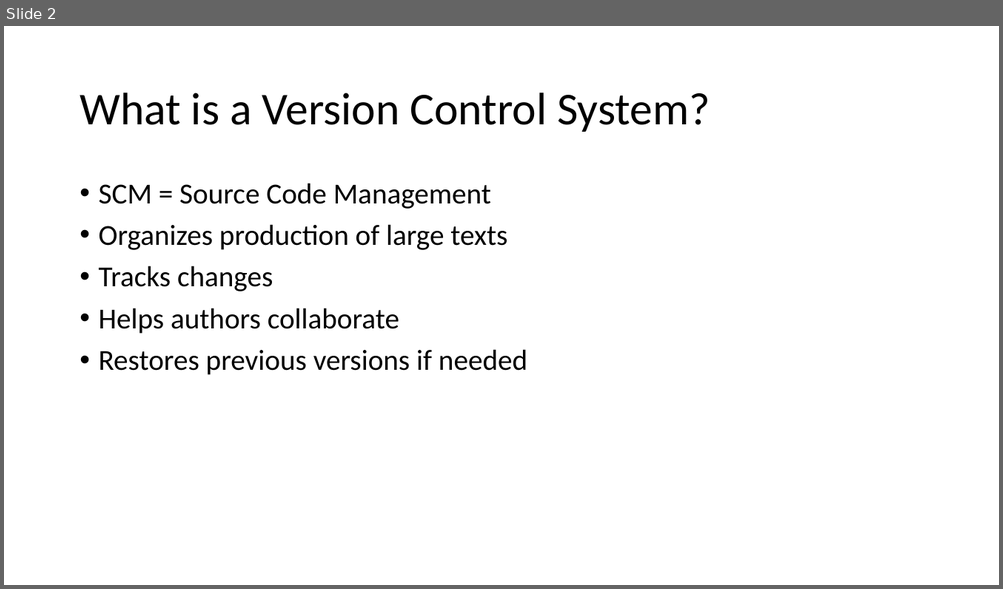
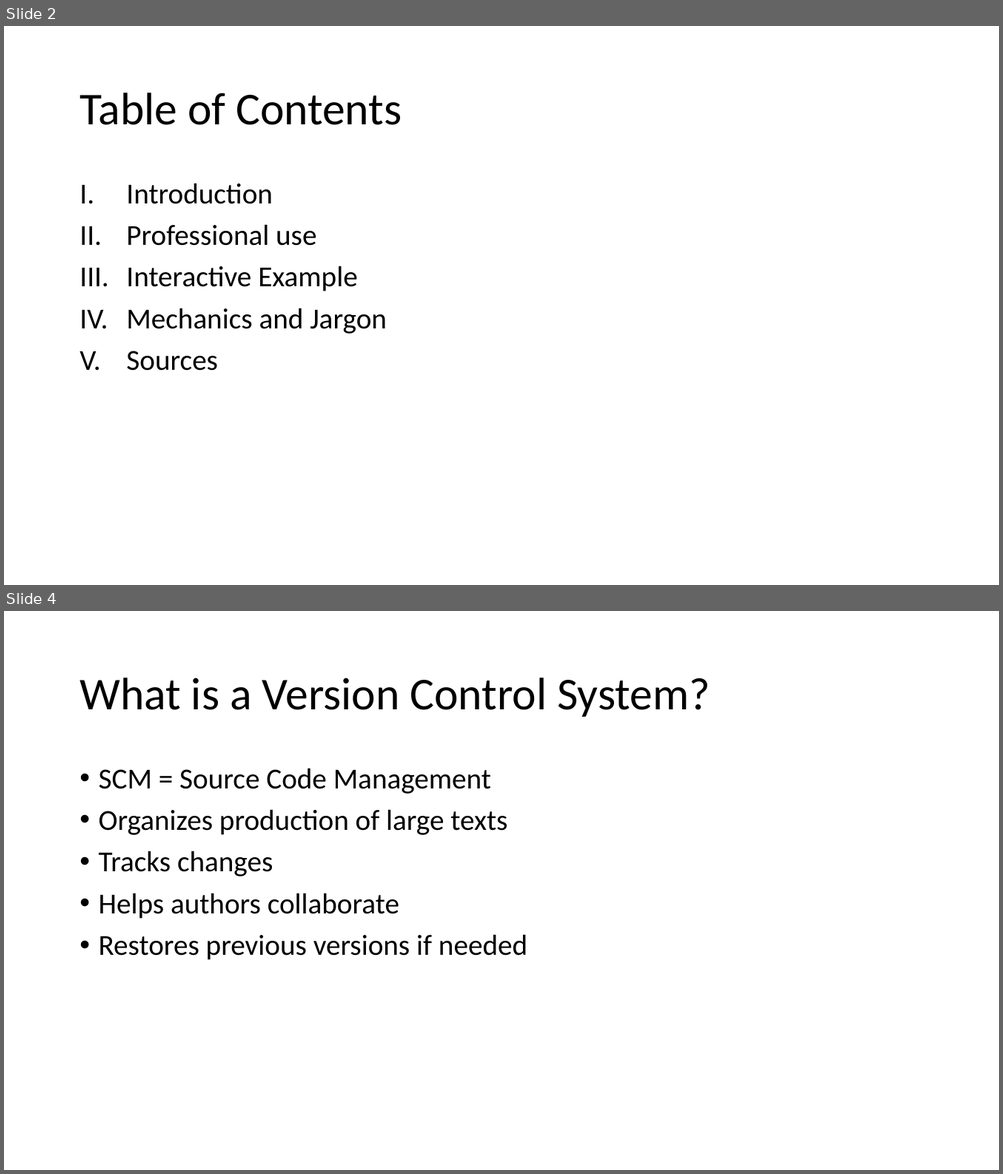
Before and after one commit to vegfetch/talk, a slide deck: cf_version_control_systems.pptx. Shown one above the other, each under a label of ours: slide 2 before the commit, slides 2 and 4 after it; the slides between them are not shown. The pictures are 1003x589 and 1003x1174 pixels, drawn with LibreOffice and Linux fonts; fonts in the diff are those of the drawing. Boxes give left, top, right and bottom in pixels: in the first picture for what was removed or moved away, otherwise in the second. Text is boxed around its words. In the diff, an @@ line names an element or a change of style, - is before the commit and + after.

```diff
--- a/cf_version_control_systems.pptx
+++ b/cf_version_control_systems.pptx
@@ slide 2 added at [4, 26, 999, 585], background #FFFFFF @@
@@ title added at [79, 93, 401, 125], 44 pt, text #000000 @@
+Table of Contents
@@ text added at [126, 183, 387, 371], 28 pt, text #000000 @@
+I. Introduction
+II. Professional use
+III. Interactive Example
+IV. Mechanics and Jargon
+V. Sources
@@ what was slide 2 is now slide 4 @@
```
Also in this commit, not shown: 1 slide changed, 5 other slides added, 2 slides removed, 1 other file.
